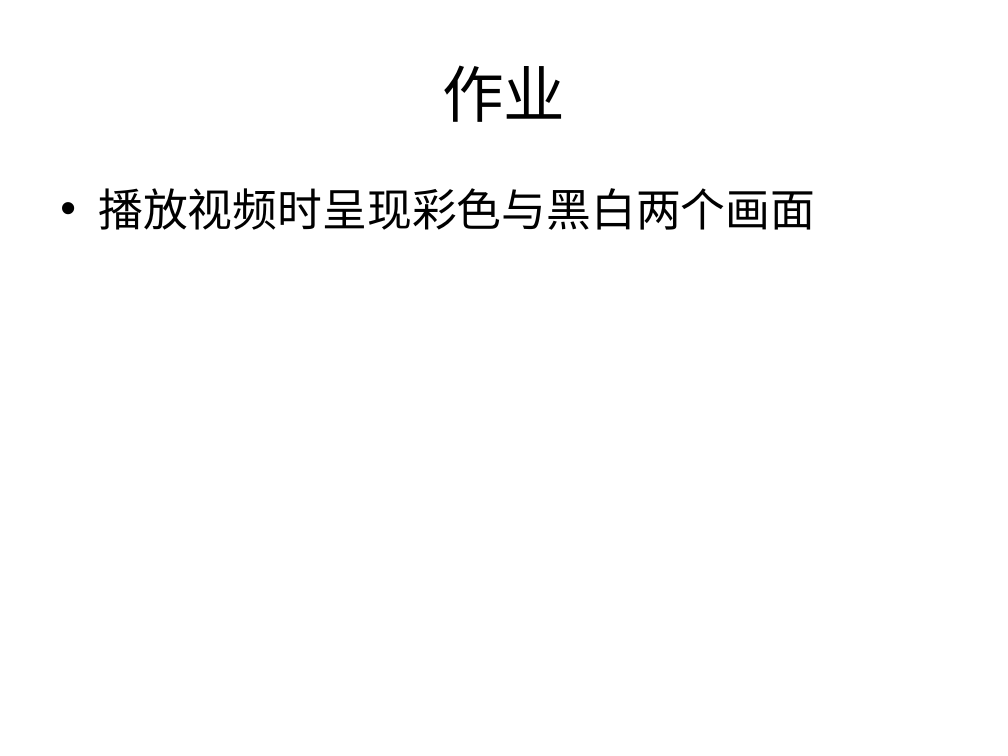
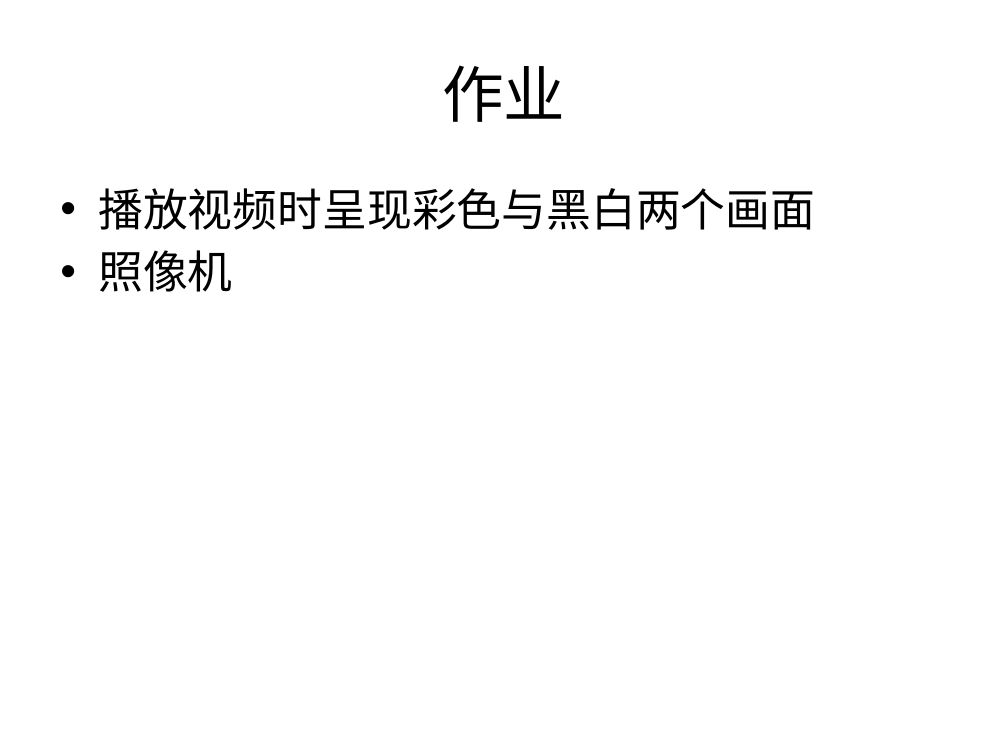
Before and after one commit to plter/HTML5Course20160612, a slide deck: slide 49 of Web前端教学记录.pptx (slide 48 before the commit). Drawn at 1008x756 pixels with LibreOffice and Linux fonts; fonts in the diff are those of the drawing. Boxes give left, top, right and bottom in pixels: in the first picture for what was removed or moved away, otherwise in the second. Text is boxed around its words. In the diff, an @@ line names an element or a change of style, - is before the commit and + after.

```diff
--- a/Web前端教学记录.pptx
+++ b/Web前端教学记录.pptx
@@ text at box(98, 250, 232, 292): paragraph added @@
+• 照像机
```
Also in this commit, not shown: 1 other slide changed, 1 slide added, 6 other files.
